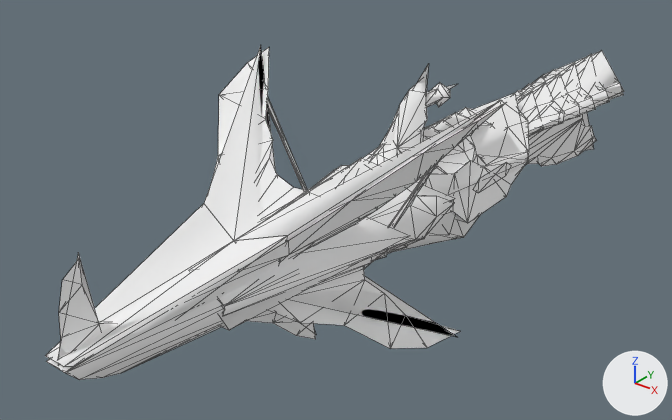
One commit to the glTF model docs/models/weapons/w06/052.glb: the scene before it, then after it.
Camera for both pictures: a camera (50 mm lens) standing at (1.2, -1.87, 0.72) and looking at (-0.14, -0.19, -0.32). Every picture has the same lights, and +X, +Y and +Z are marked at lower right. The older version comes first. Mesh edges are drawn as thin lines. Vertices at exactly the same position are counted once.

The first picture shows 'Group[0]', 'Group[100]', 'Group[1]', 'Group[2]'.
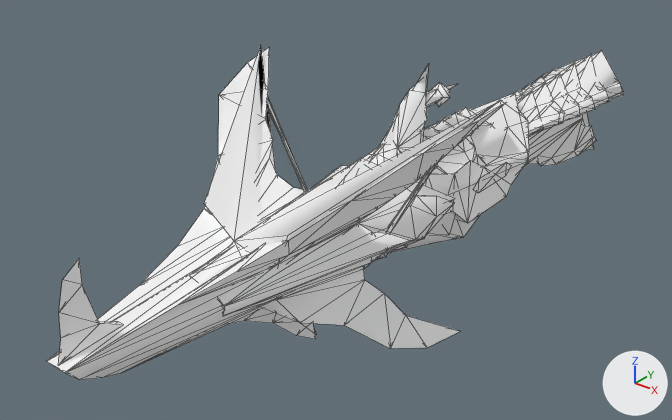
Where the change shows, as pixel boxes [x1, y1, x2, y2] in the pictures (672 x 420 px):
'Group[1]', reshaped: before [46, 204, 289, 380]; after [46, 208, 289, 380]
part 1 of me_group_1, deleted: before [46, 204, 288, 367]
part 2 of me_group_1, deleted: before [58, 253, 102, 359]
part 3 of me_group_2, deleted: before [189, 192, 410, 330]
part 4 of me_group_2, deleted: before [288, 276, 457, 337]

Diff of the bpy script that builds the scene:
```diff
--- a/docs/models/weapons/w06/052.glb.py
+++ b/docs/models/weapons/w06/052.glb.py
@@ me_group_1 @@
 # used by ob_group_1; location = (0.0, 0.0, 0.0)
-me_group_1.from_pydata(...)  # 68 vertices, 88 faces; spans x -0.117..0.117, y -1.14..-0.59, z -0.403..-0.026
+me_group_1.from_pydata(...)  # 57 vertices, 78 faces; spans x -0.117..0.117, y -1.139..-0.59, z -0.403..-0.037
+# me_group_1 part 1: the loose piece of 7 vertices spanning x -0.117..0.117, y -1.14..-0.605, z -0.342..-0.117 is deleted
+# me_group_1 part 2: the loose piece of 4 vertices spanning x -0.008..0.008, y -1.134..-1.042, z -0.206..-0.026 is deleted
 me_group_1.materials.append(mat_xfb__e_m00_lbg052_env01)
@@ me_group_2 @@
 # used by ob_group_2; location = (0.0, 0.0, 0.0)
-me_group_2.from_pydata(...)  # 106 vertices, 174 faces; spans x -0.288..0.288, y -0.824..-0.252, z -0.483..-0.127
+me_group_2.from_pydata(...)  # 91 vertices, 158 faces; spans x -0.279..0.28, y -0.824..-0.252, z -0.483..-0.127
+# me_group_2 part 3: the loose piece of 7 vertices spanning x -0.174..0.174, y -0.824..-0.321, z -0.354..-0.13 is deleted
+# me_group_2 part 4: the loose piece of 4 vertices spanning x -0.025..0.288, y -0.695..-0.278, z -0.483..-0.254 is deleted
+# other edits to the shape of me_group_2 do not show in these pictures
 me_group_2.materials.append(mat_xfb__e_m00_lbg052_env01)
```
